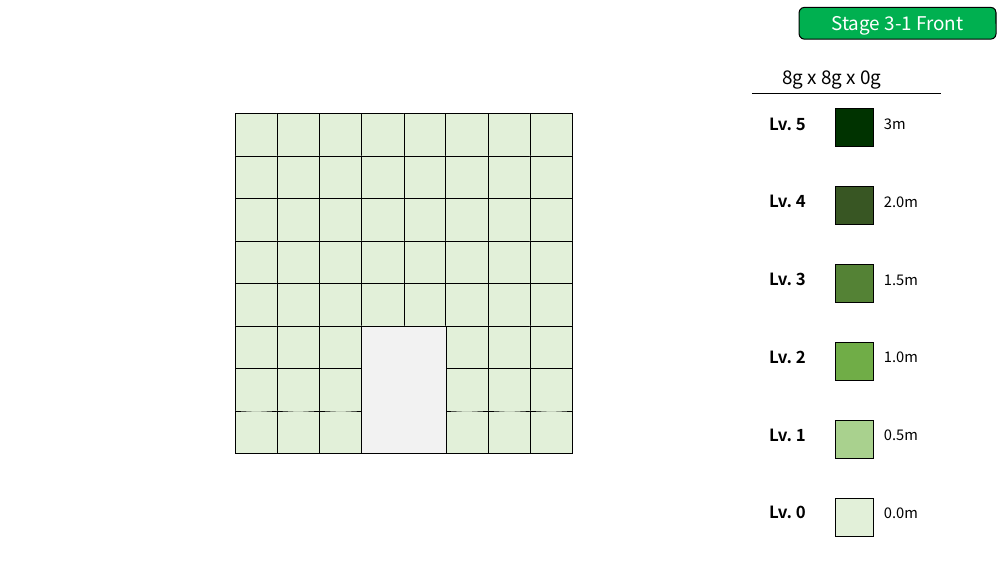
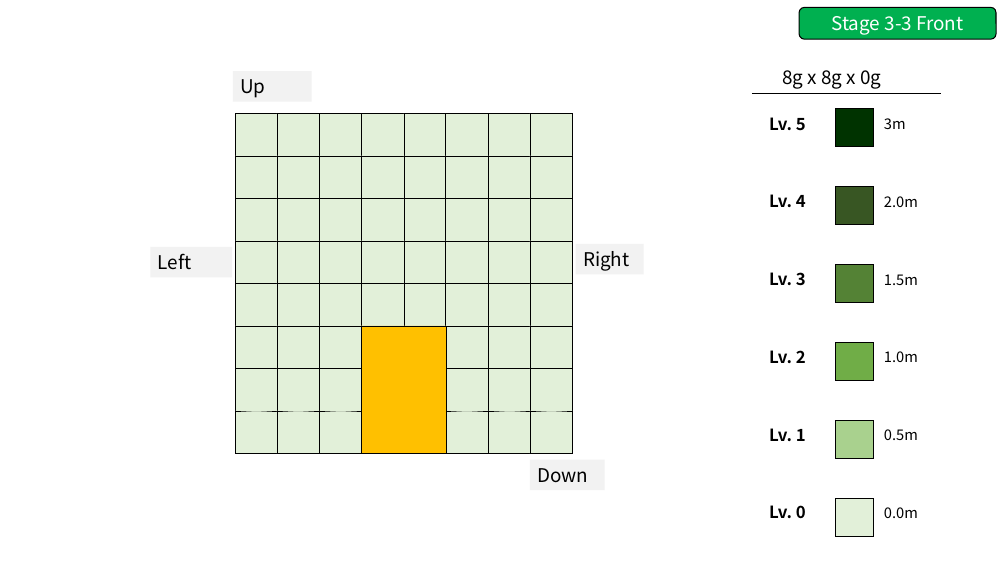
Before and after one commit to GGMGangsterHamster/GangsterHamster, a slide deck: slide 17 of Documents/Gravito_Stage.pptx (slide 5 before the commit). Drawn at 1008x567 pixels with LibreOffice and Linux fonts; fonts in the diff are those of the drawing. Boxes give left, top, right and bottom in pixels: in the first picture for what was removed or moved away, otherwise in the second. Text is boxed around its words. In the diff, an @@ line names an element or a change of style, - is before the commit and + after.

Commit message:
(Gravito_Stage) 3-1~3까지 작성 완료

```diff
--- a/Documents/Gravito_Stage.pptx
+++ b/Documents/Gravito_Stage.pptx
@@ text in rounded rectangle at (831,16,963,35): text changed @@
-Stage 3-1 Front
+Stage 3-3 Front
@@ rectangle added at (233,71,312,101), fill #F2F2F2, 18 pt, text #000000 @@
+Up
@@ rectangle added at (150,247,232,278), fill #F2F2F2, 18 pt, text #000000 @@
+Left
@@ rectangle added at (575,243,644,274), fill #F2F2F2, 18 pt, text #000000 @@
+Right
@@ freeform shape at (361,326,447,454): fill #F2F2F2 to #FFC000 @@
@@ rectangle added at (530,460,605,490), fill #F2F2F2, 18 pt, text #000000 @@
+Down
```
Also in this commit, not shown: 5 other slides changed, 12 slides added.
